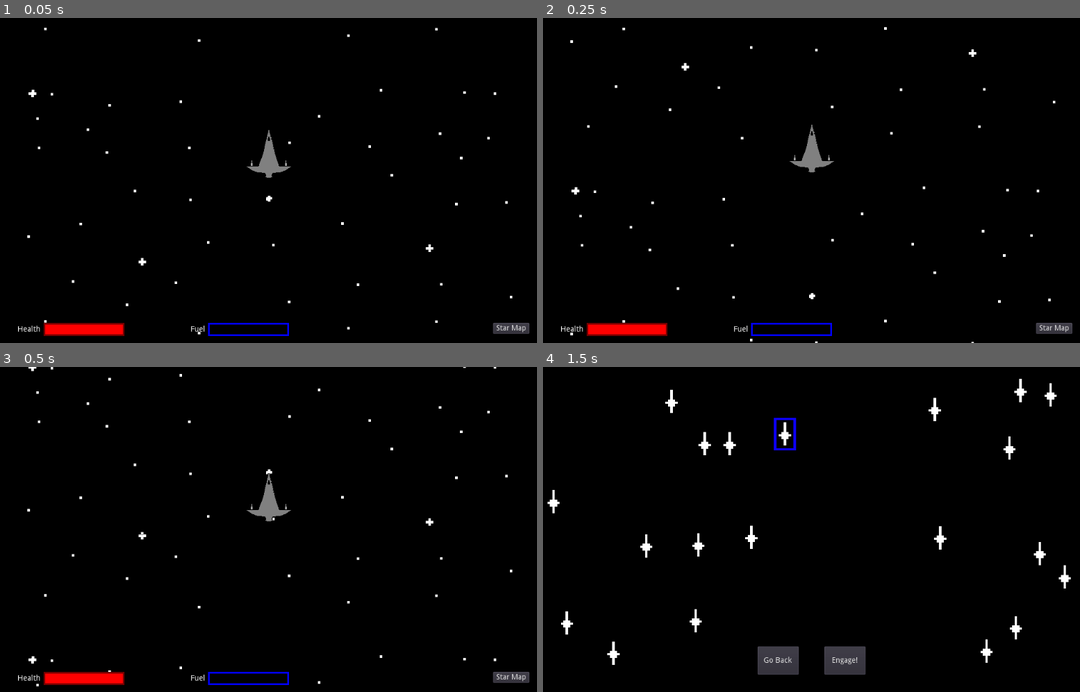
Above: before the commit, frames 1-4 (two rows, left to right).
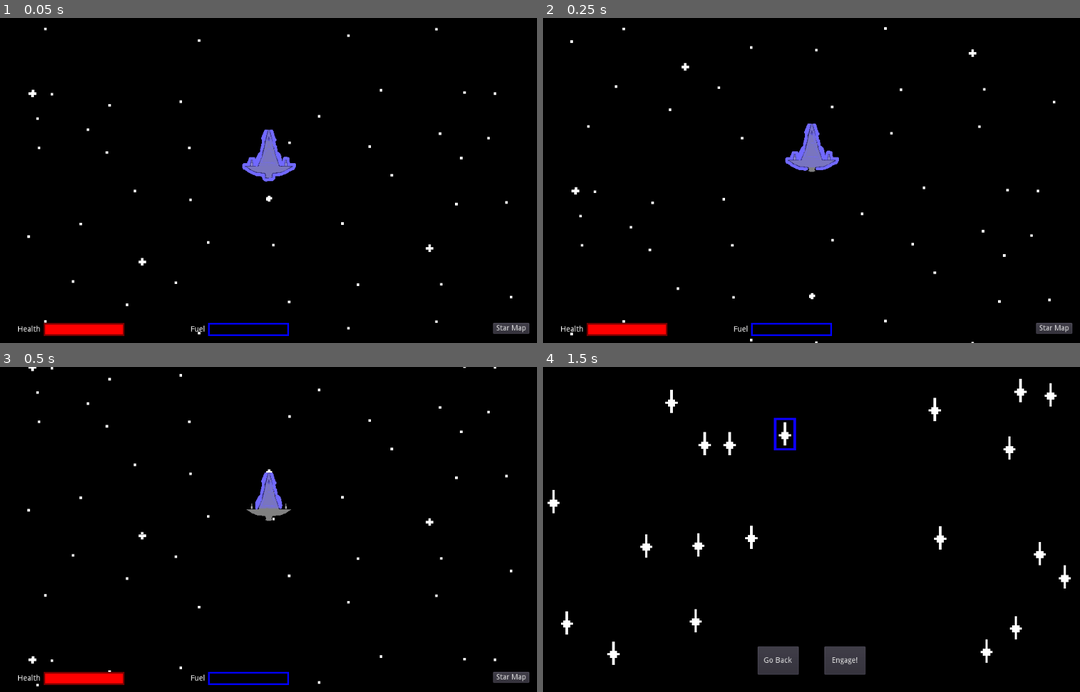
Above: after the commit, the same moments.

Repository: jlpatter/GodotSpaceShooter
Game: Godot game, scene res://src/Levels/Level1.tscn
Same seed, same stepped clock (60 frames per second), same inputs: the game is played once before the commit and once after it. The project has no main scene, so this scene is started directly.
Inputs (mouse positions are in pixels of both pictures, inside the frame that each line leads up to):
- Up to frame 1 (0.05 s): no input
- Up to frame 2 (0.25 s): no input
- Up to frame 3 (0.5 s): no input
- Up to frame 4 (1.5 s): click "Star Map" at 0.5 s; click (784, 435) at 1.25 s

The runs differ from the first frame. In frame 1, 0.8% of the frame differs, in the area x 45-56%, y 34-51%; in frame 2, 0.7%; in frame 3, 0.4%; in frame 4, nothing differs.

Commit message:
Added warp in effects

Diff:
--- a/src/Actors/Player.gd
+++ b/src/Actors/Player.gd
@@ -4,7 +4,7 @@
 const WARP_IN_SPEED = 1000.0
 const DECEL_SPEED = 5.0
 const ROTATION_SPEED = 2.0
-const GOD_MODE = false
+const GOD_MODE = true
 
 var velocity = Vector2.ZERO
 var map = null
@@ -76,6 +76,10 @@
 
 func warp_in():
 	velocity = Vector2(0.0, -1.0) * WARP_IN_SPEED
+	$PlayerShip.hide()
+	$WarpIn.show()
+	$WarpIn.play()
+	$WarpInSound.play()
 
 func warp_out():
 	is_warping_out = true
@@ -127,3 +131,9 @@
 
 func _on_GenericExplosion_animation_finished():
 	queue_free()
+
+
+func _on_WarpIn_animation_finished():
+	$WarpIn.hide()
+	$WarpInSound.stop()
+	$PlayerShip.show()
--- a/src/Actors/Player.tscn
+++ b/src/Actors/Player.tscn
@@ -12,10 +12,19 @@
 [ext_resource path="res://Assets/WarpOut/warpoutframe0000.png" type="Texture" id=10]
 [ext_resource path="res://Assets/BlueFire.png" type="Texture" id=11]
 [ext_resource path="res://Assets/warp.wav" type="AudioStream" id=12]
+[ext_resource path="res://Assets/WarpIn.mp3" type="AudioStream" id=13]
 
 [sub_resource type="SpriteFrames" id=1]
 animations = [ {
 "frames": [ ExtResource( 10 ), ExtResource( 6 ), ExtResource( 8 ), ExtResource( 9 ), ExtResource( 7 ) ],
+"loop": false,
+"name": "default",
+"speed": 5.0
+} ]
+
+[sub_resource type="SpriteFrames" id=2]
+animations = [ {
+"frames": [ ExtResource( 7 ), ExtResource( 9 ), ExtResource( 8 ), ExtResource( 6 ), ExtResource( 10 ) ],
 "loop": false,
 "name": "default",
 "speed": 5.0
@@ -56,6 +65,9 @@
 [node name="WarpSound" type="AudioStreamPlayer2D" parent="."]
 stream = ExtResource( 12 )
 
+[node name="WarpInSound" type="AudioStreamPlayer2D" parent="."]
+stream = ExtResource( 13 )
+
 [node name="WarpOut" type="AnimatedSprite" parent="."]
 visible = false
 frames = SubResource( 1 )
@@ -64,7 +76,13 @@
 position = Vector2( -0.5, 65 )
 texture = ExtResource( 11 )
 
+[node name="WarpIn" type="AnimatedSprite" parent="."]
+visible = false
+position = Vector2( 0, 5 )
+frames = SubResource( 2 )
+
 [node name="GenericExplosion" parent="." instance=ExtResource( 5 )]
 visible = false
 
+[connection signal="animation_finished" from="WarpIn" to="." method="_on_WarpIn_animation_finished"]
 [connection signal="animation_finished" from="GenericExplosion" to="." method="_on_GenericExplosion_animation_finished"]
Not shown, added: Assets/WarpIn.mp3.import
Not shown, changed: Assets/warp.wav.import
Not shown: 1 places in src/Actors/Player.tscn that only renumber resources
Not shown, added: Assets/WarpIn.mp3
